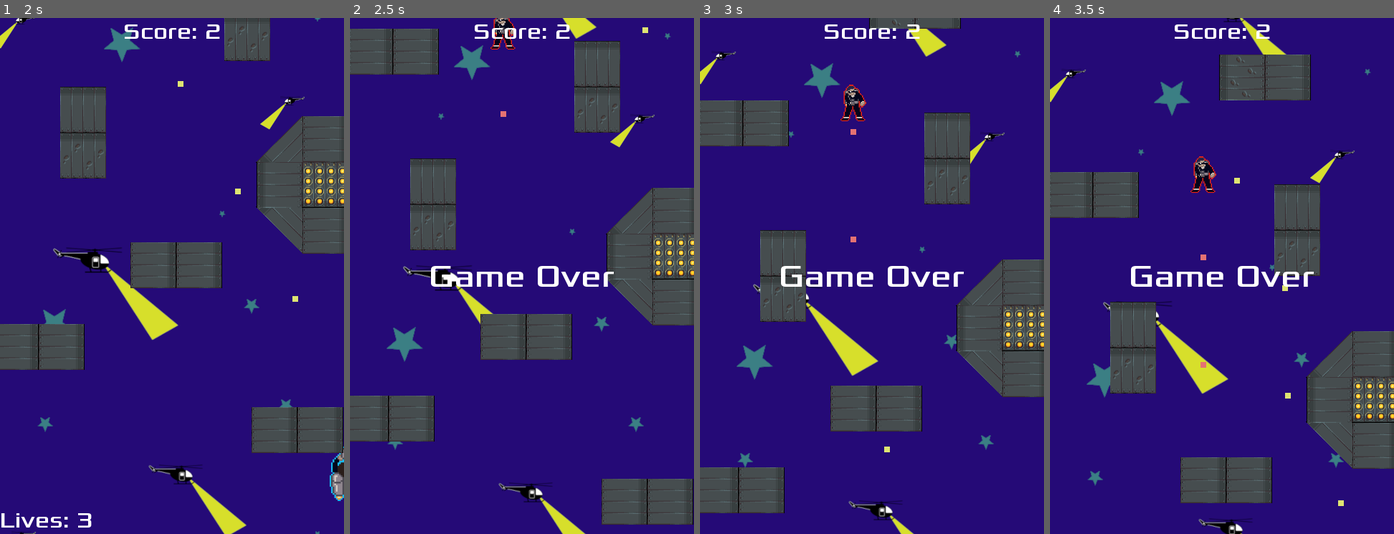
Above: before the commit, frames 1-4 (left to right).
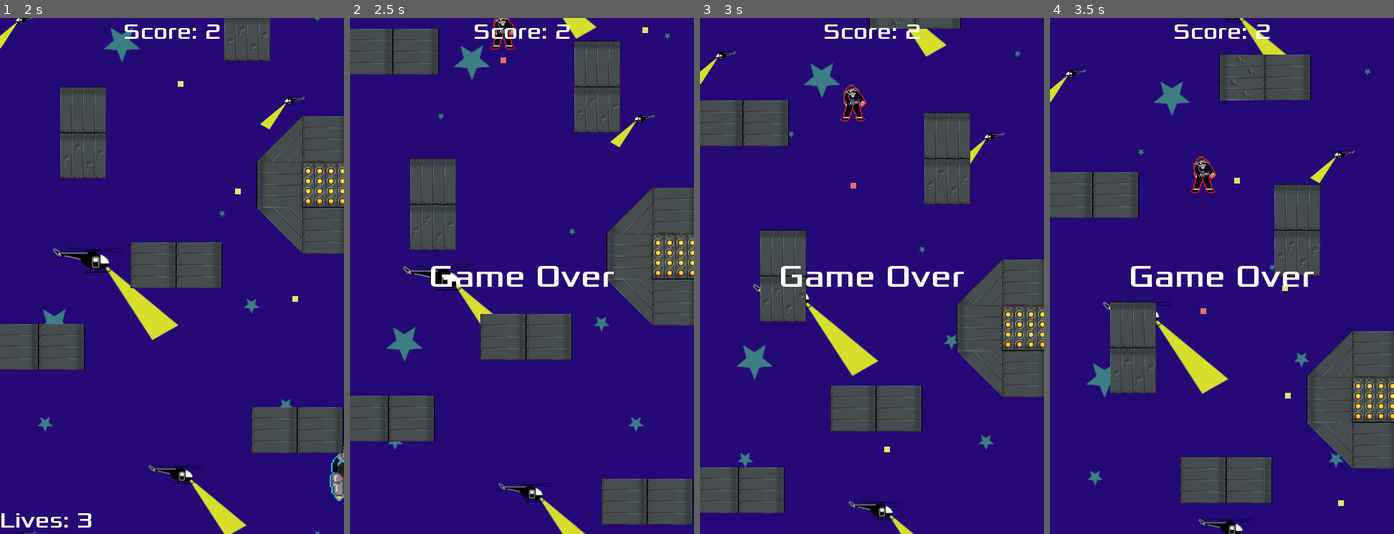
Above: after the commit, the same moments.

Repository: Harrison-Winters/Jet-Pack-Escape
Game: Godot game, scene res://Stage1.tscn
Same seed, same stepped clock (60 frames per second), same inputs: the game is played once before the commit and once after it. Sound files missing from this copy of the repository are replaced by a short silence.
Inputs:
- Up to frame 1 (2 s): click "START" at 0.5 s; hold Right (ui_right) from 1.28 s (still down); hold Z (shoot) from 1.28 s (still down)
- Up to frame 2 (2.5 s): release Right (ui_right) at 2.03 s; release Z (shoot) at 2.03 s; hold Down (ui_down) from 2.03 s (still down); tap Z (shoot) at 2.1 s
- Up to frame 3 (3 s): release Down (ui_down) at 2.78 s; hold Right (ui_right) from 2.78 s (still down); hold Z (shoot) from 2.78 s (still down)
- Up to frame 4 (3.5 s): keep holding Right (ui_right); keep holding Z (shoot)

Frame 1 is identical in both runs. In frame 2, less than 0.1% of the frame differs, in the area x 43-46%, y 7-20%; in frame 3, less than 0.1%, in the area x 43-46%, y 21-44%; in frame 4, less than 0.1%.

Commit message:
bug fixes with bullets

Diff:
--- a/Jetpack Escape/Part1.tscn
+++ b/Jetpack Escape/Part1.tscn
@@ -459,13 +459,11 @@
 [node name="enemy" parent="." groups=["enemies"] instance=ExtResource( 11 )]
 position = Vector2( 492, -1708 )
 
-
 [node name="enemy_radial" parent="." groups=["enemies"] instance=ExtResource( 13 )]
 position = Vector2( 543, -10429 )
 collision_layer = 1
 collision_mask = 1
 
-
 [node name="enemy3" parent="." groups=["enemies"] instance=ExtResource( 11 )]
 position = Vector2( 514, -182 )
 
@@ -475,7 +473,6 @@
 [node name="enemy_radial2" parent="." groups=["enemies"] instance=ExtResource( 13 )]
 position = Vector2( 581, -2692 )
 
-
 [node name="enemy4" parent="." groups=["enemies"] instance=ExtResource( 11 )]
 position = Vector2( 543, -10293 )
 
@@ -489,7 +486,7 @@
 position = Vector2( 697, -6323 )
 
 [node name="enemy5" parent="." groups=["enemies"] instance=ExtResource( 11 )]
-position = Vector2( 478, -6477 )
+position = Vector2( 473, -6562 )
 
 [node name="enemy_radial6" parent="." groups=["enemies"] instance=ExtResource( 13 )]
 position = Vector2( 356, -7109 )
@@ -506,5 +503,4 @@
 [node name="enemy_radial" parent="." groups=["enemies"] instance=ExtResource( 13 )]
 position = Vector2( 356, -9570 )
 
-
 [connection signal="win" from="WinArea" to="." method="_on_WinArea_win"]
--- a/Jetpack Escape/enemy.gd
+++ b/Jetpack Escape/enemy.gd
@@ -2,7 +2,7 @@
 class_name Enemy
 
 
-var life = 4
+var life = 2
 var velocity = Vector2.ZERO
 
 
--- a/Jetpack Escape/enemy.tscn
+++ b/Jetpack Escape/enemy.tscn
@@ -36,6 +36,7 @@
 shape = SubResource( 2 )
 
 [node name="ShotTimer" type="Timer" parent="."]
+wait_time = 1.25
 autostart = true
 
 [node name="EnemyShootPosition" type="Position2D" parent="."]
